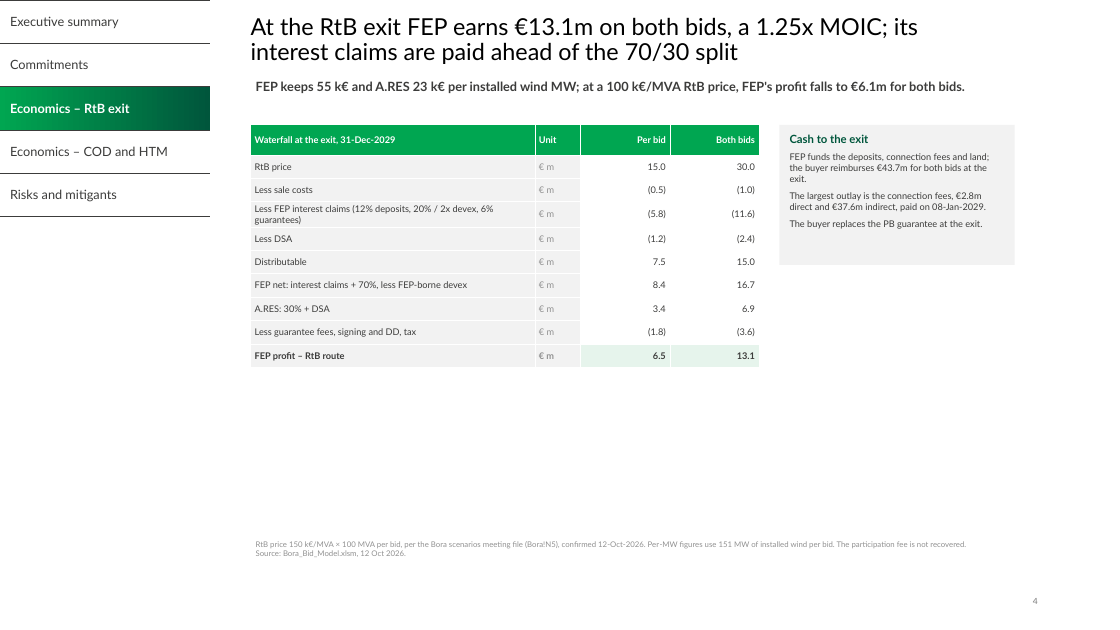
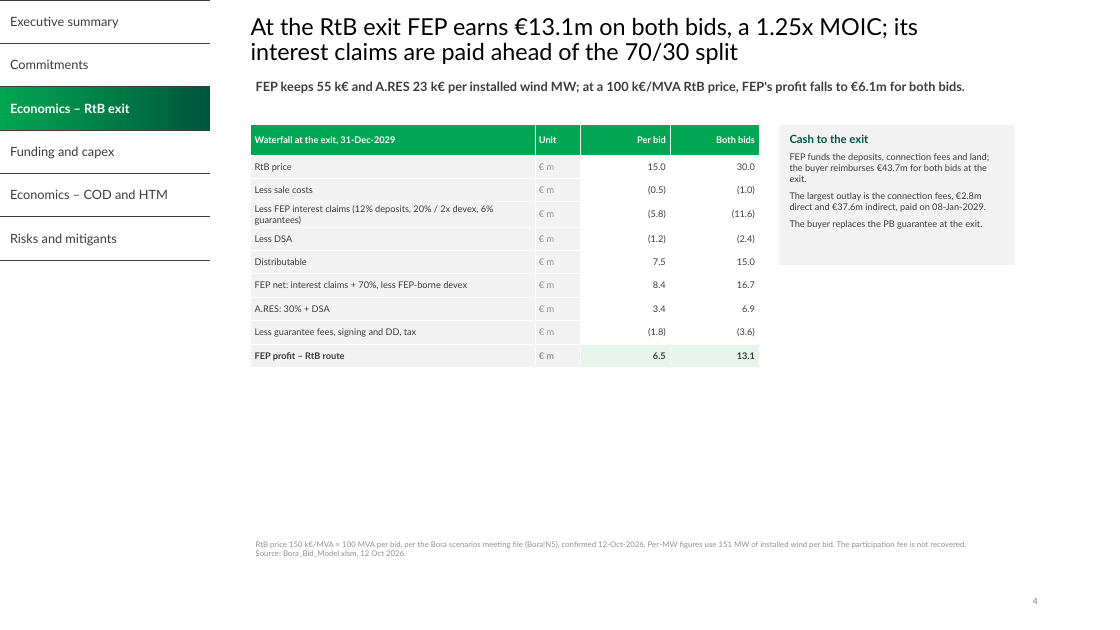
Before and after one commit to ZalanZad/FEP_modeller, a slide deck: slide 4 of projects/bora_bidding/out/Bora_Bid_IC.pptx. Drawn at 1120x630 pixels with LibreOffice and Linux fonts; fonts in the diff are those of the drawing; background and template pictures are left out. Boxes give left, top, right and bottom in pixels: in the first picture for what was removed or moved away, otherwise in the second. Text is boxed around its words. In the diff, an @@ line names an element or a change of style, - is before the commit and + after.

```diff
--- a/projects/bora_bidding/out/Bora_Bid_IC.pptx
+++ b/projects/bora_bidding/out/Bora_Bid_IC.pptx
@@ table at (0, 0, 210, 260) @@
+row 4: Funding and capex
```
Also in this commit, not shown: 4 other slides changed, 1 slide added, 8 other files.
